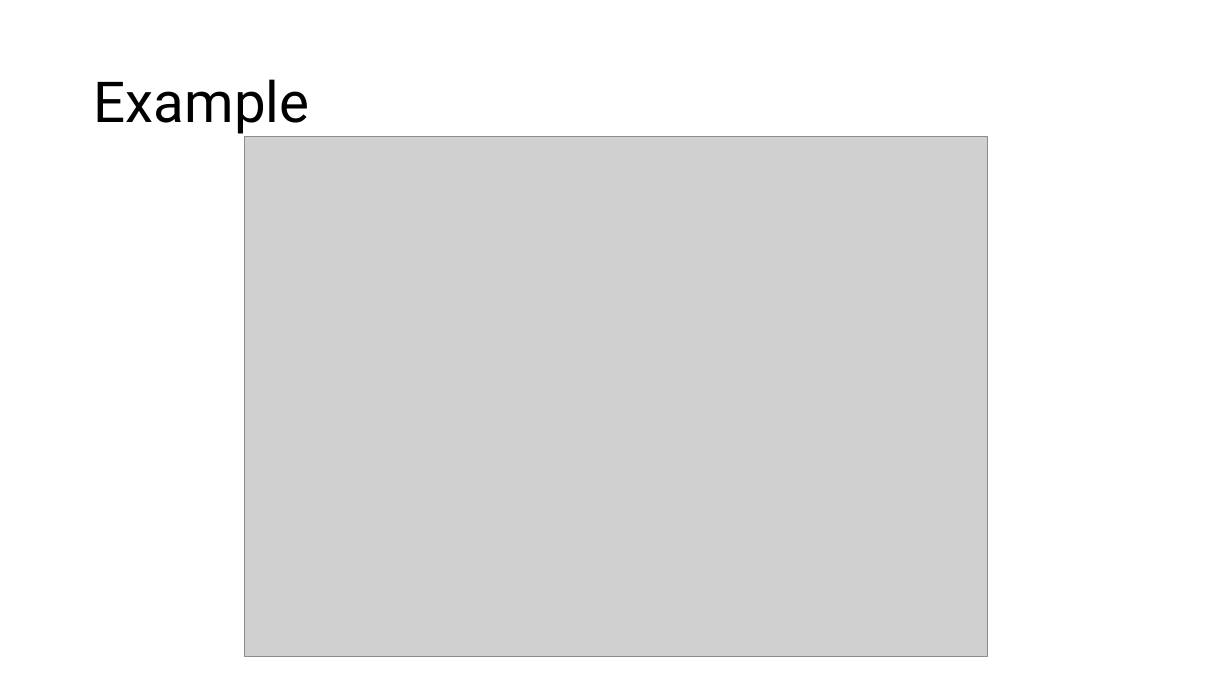
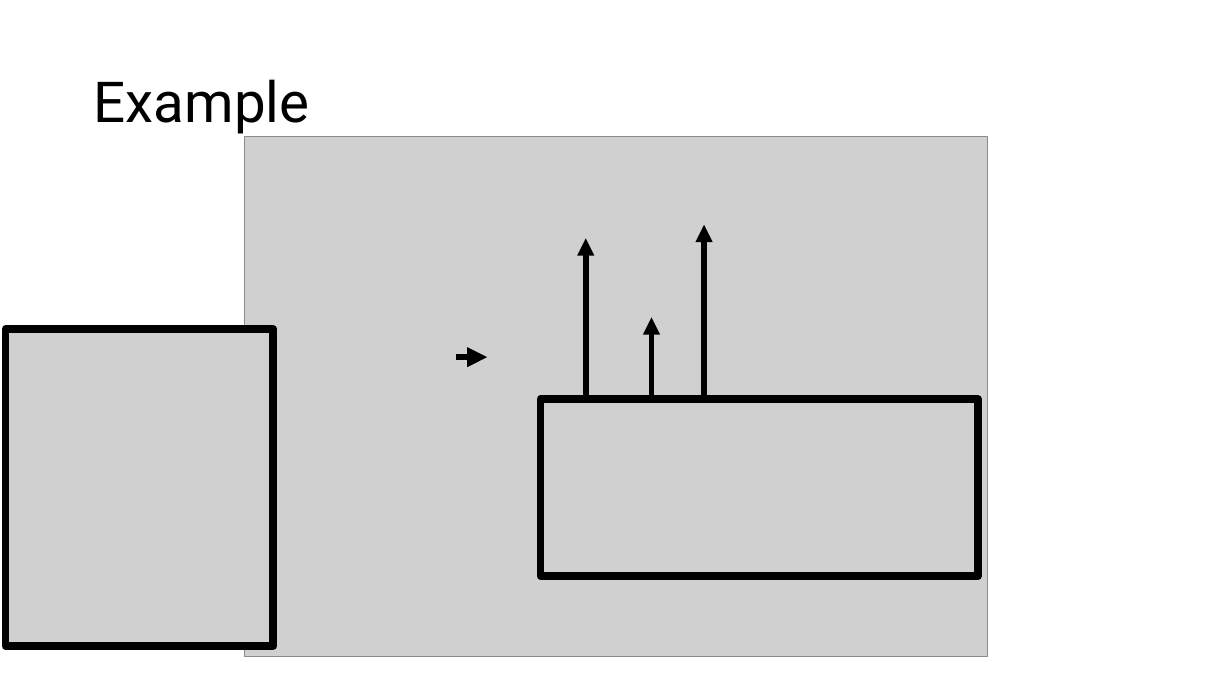
Before and after one commit to edwardgunning/ISBS-Short-Course, a slide deck: slide 12 of slides/05-fregression.pptx (slide 11 before the commit). Drawn at 1232x693 pixels with LibreOffice and Linux fonts; fonts in the diff are those of the drawing; grey boxes stand for pictures; background and template pictures are left out. Boxes give left, top, right and bottom in pixels: in the first picture for what was removed or moved away, otherwise in the second. Text is boxed around its words. In the diff, an @@ line names an element or a change of style, - is before the commit and + after.

```diff
--- a/slides/05-fregression.pptx
+++ b/slides/05-fregression.pptx
@@ arrow added from (586, 396) to (586, 238), #000000 4.5 pt @@
@@ arrow added from (704, 396) to (704, 225), #000000 4.5 pt @@
@@ picture added at [6,329,274,646] @@
@@ arrow added from (652, 396) to (652, 318), #000000 4.5 pt @@
@@ arrow added from (456, 358) to (487, 358), #000000 5.25 pt @@
@@ picture added at [541,399,978,577] @@
```
Also in this commit, not shown: 3 other slides changed, 3 slides added, 6 other files.
